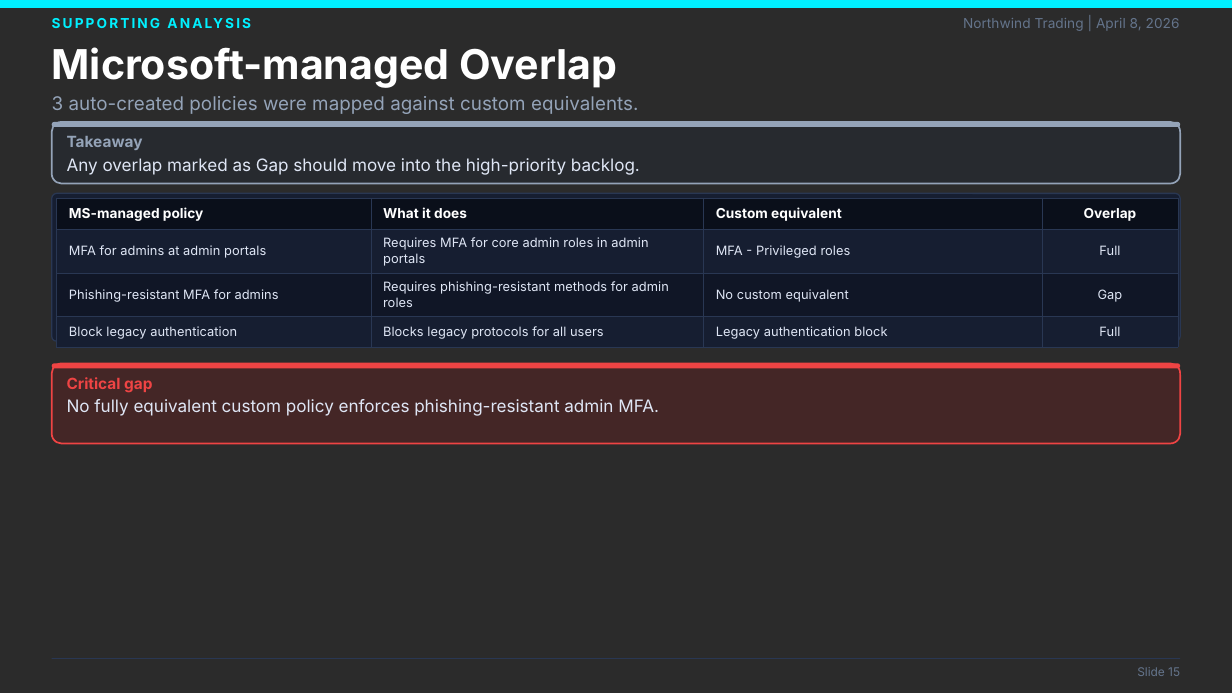
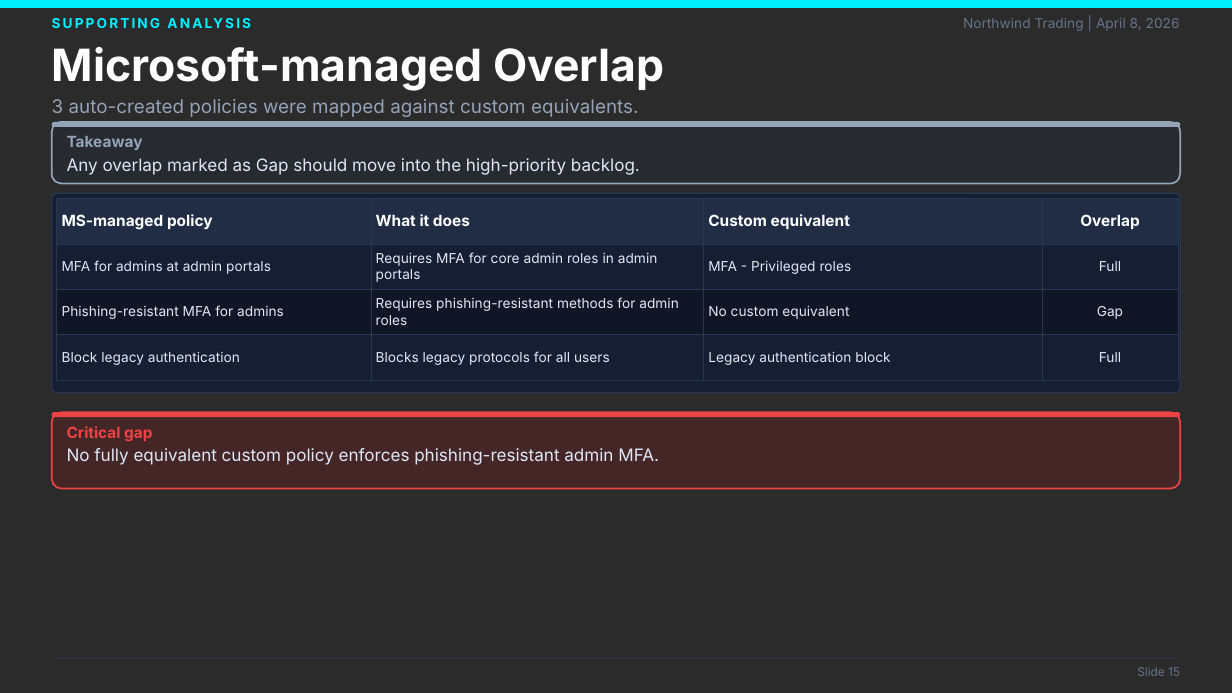
Before and after one commit to laroy-sh/ca-presentation, a slide deck: slide 15 of examples/sample/CA_Security_Posture_Report.sample.pptx. Drawn at 1232x693 pixels with LibreOffice and Linux fonts; fonts in the diff are those of the drawing; background and template pictures are left out; a plain dark background stands for a picture behind light text. Boxes give left, top, right and bottom in pixels: in the first picture for what was removed or moved away, otherwise in the second. Text is boxed around its words. In the diff, an @@ line names an element or a change of style, - is before the commit and + after.

Commit message:
style: redesign scorecard slide and polish presentation templates

```diff
--- a/examples/sample/CA_Security_Posture_Report.sample.pptx
+++ b/examples/sample/CA_Security_Posture_Report.sample.pptx
@@ text "Microsoft-managed Overlap" at [52,47,664,91]: size 24 to 26 pt @@
@@ rounded rectangle: place and size @@
-rounded rectangle at [52,193,1180,341]
+rounded rectangle at [52,193,1180,393]
@@ rounded rectangle at [52,193,1180,393]: proportions changed @@
@@ table at [57,198,1178,388] @@
@@ fill #0A0F1A to #212D45 in row 1 @@
@@ size 8 to 9 pt in "MS-managed policy", "What it does", "Custom equivalent", "Overlap" @@
@@ size 7.5 to 8 pt in "MFA for admins at admin portals", "Requires MFA for core admin roles in ...", "MFA - Privileged roles", "Full" and 8 more places @@
@@ rounded rectangle: place and size @@
-rounded rectangle at [52,363,1180,368]
+rounded rectangle at [52,413,1180,418]
@@ rounded rectangle at [52,413,1180,489]: proportions changed @@
@@ rounded rectangle: place and size @@
-rounded rectangle at [52,363,1180,444]
+rounded rectangle at [52,413,1180,489]
@@ text "No fully equivalent custom policy ...": place and size @@
-text "No fully equivalent custom policy ..." at [67,399,659,416]
+text "No fully equivalent custom policy ..." at [67,448,659,465]
@@ text "Critical gap": place and size @@
-text "Critical gap" at [67,377,152,393]
+text "Critical gap" at [67,426,152,442]
```
Also in this commit, not shown: 26 other slides changed, 29 other files.
